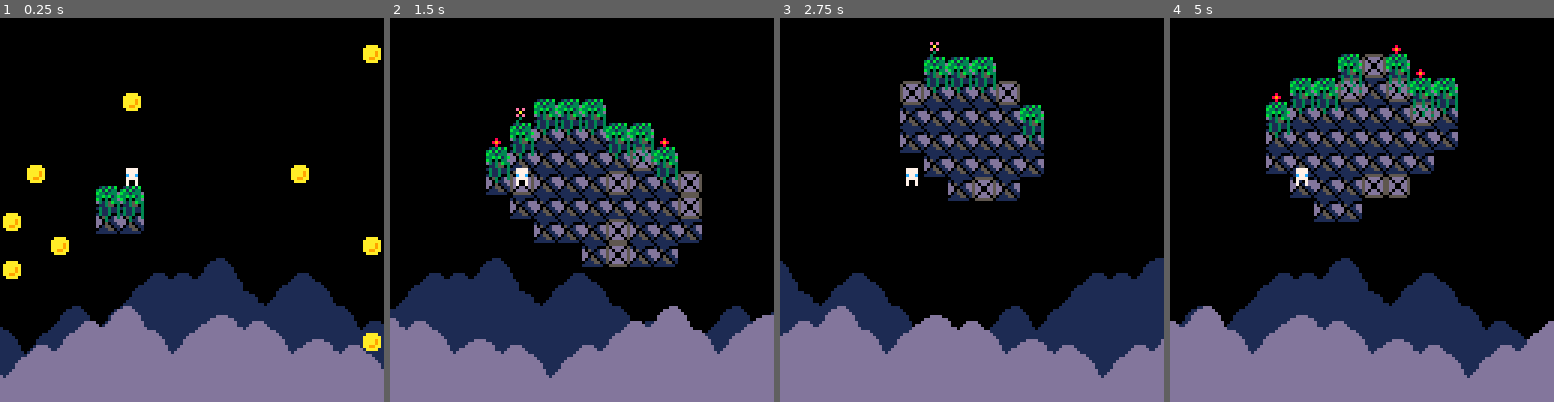
Above: before the commit, frames 1-4 (left to right).
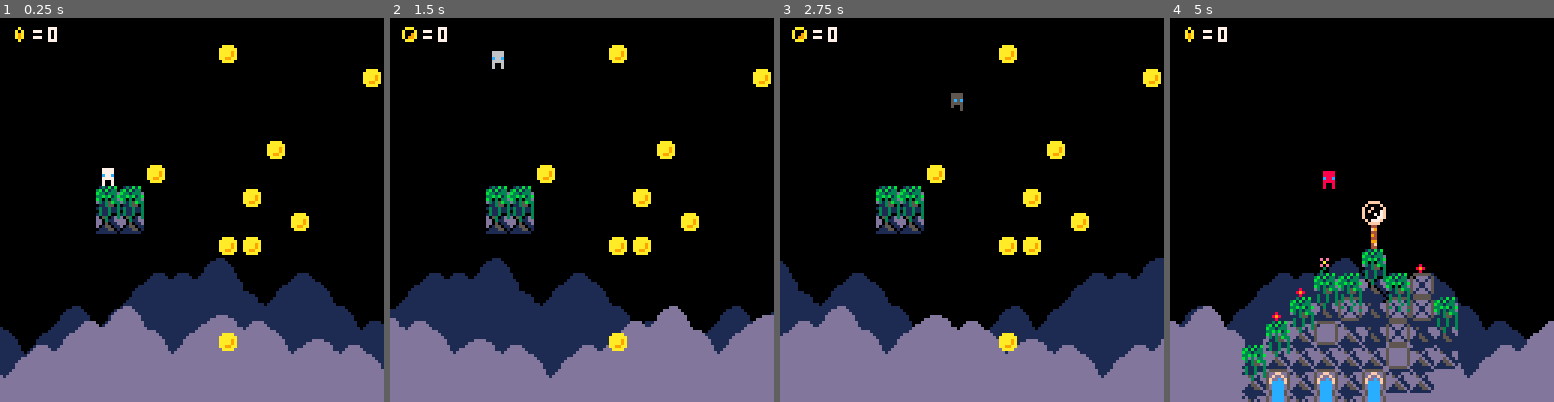
Above: after the commit, the same moments.

Repository: rdelos747/pico8
Game: PICO-8 cartridge jumper.p8
The game is run twice, just before and just after one commit, with the same random seed, the same clock (stepped at 60 frames per second) and the same inputs.
Inputs:
- Up to frame 1 (0.25 s): no input
- Up to frame 2 (1.5 s): tap X (X key) at 0.33, 1.07 s
- Up to frame 3 (2.75 s): hold Right 1.6-2.1 s; tap X (X key) at 1.85 s; hold Right from 2.47 s (still down)
- Up to frame 4 (5 s): tap X (X key) at 2.97, 4.08 s; release Right at 3.03 s; hold Left 3.08-3.58 s; hold Right 4.02-4.68 s

The runs differ from the first frame. In frame 1, 3.9% of the frame differs, in the area x 0-100%, y 2-87%; in frame 2, 16%; in frame 3, 12%; in frame 4, 23%, in the area x 3-75%, y 2-100%.

Commit message:
Sat Jul  6 14:52:20 EDT 2019

Diff:
--- a/jumper.p8
+++ b/jumper.p8
@@ -41,12 +41,24 @@
 ter_roc2=18
 ter_blc2=19
 ter_gras=20
+ter_pipe=21
+ter_watr=22
 --passives
-pas_flw1=21
-pas_flw2=22
+pas_flw1=23
+pas_flw2=24
+pas_stem=25
+pas_tree=26
+pas_watr=27
 
 --coins
 coin_chance=5
+s_coin=52
+s_coin_hud=48
+
+--player
+p_accel=0.3
+p_max=4
+p_num_jumps=3
 
 -- ==========
 -- helpers
@@ -80,15 +92,28 @@
 	printh("")
 end
 
+function place_free(x,y)
+	local i=flr(x/8)
+	local j=flr(y/8)
+	if x<=0 or x>=128 or
+				y<=0 or y>=128 then
+		return true
+	end
+	return level[j][i]<ter_rock or
+								level[j][i]>=pas_flw1
+end
+
 -- ==========
 -- init
 -- ===================
 function _init()
 	last_level=nil
 	scroll=0
+	l_tm=0
 	init_parallax()
 	init_level()
 	init_player()
+	init_hud()
 end
 
 -- ==========
@@ -106,7 +131,7 @@
 	else
 		draw_scroll()
 	end
-
+	draw_hud()
 	draw_player()
 end
 
@@ -121,7 +146,22 @@
 	else
 		update_player()
 	end
-	if(btnp(5))init_scroll()
+	//if(btnp(5))init_scroll()
+end
+
+-- ==========
+-- hud
+-- ===================
+function init_hud()
+	hud={tm=0}
+end
+
+function draw_hud()
+	hud.tm+=0.2
+	spr(flr(hud.tm)%4+s_coin_hud,
+		2,2)
+	print("=",11,3,7)
+	print(pp.coin,16,3,7)
 end
 
 -- ==========
@@ -133,25 +173,56 @@
 	local idx=rand(1,#player_start_points)
 	local pt=player_start_points[idx]
 	pp={
-		x=pt.i*8,
-		y=pt.j*8,
+		x=(pt.i*8)+4,
+		y=(pt.j*8)+4,
 		drr=0, -- -1:left,1:right
-		tm=0
+		tm=0,
+		jump=0,
+		jump_press=false,
+		dy=0,
+		can_die=false,
+		coin=0
 	}
 end
 
 function draw_player()
-	spr(33+pp.drr,pp.x,pp.y)
+	if(pp.jump==2)pal(7,6)
+	if(pp.jump==3)pal(7,5)
+	if(pp.can_die)pal(7,8)
+	spr(33+pp.drr,pp.x-4,pp.y-4)
 	if pp.tm>0 then
 	spr(36+(flr(pp.tm)%2),
-		pp.x,pp.y)
+		pp.x-4,pp.y-4)
 	else
-		spr(35,pp.x,pp.y)
+		spr(35,pp.x-4,pp.y-4)
+	end
+	pal()
+
+	--off screen
+	if pp.x<0 then
+		spr(38,0,pp.y)
+	elseif pp.x>128 then
+		spr(39,120,pp.y)
+	end
+
+	--water splash
+	if pp.x>0 and pp.x<128 and
+				pp.y>0 and pp.y<128 then
+	local pi=flr(pp.x/8)
+	local pj=flr(pp.y/8)
+	if level[pj][pi]==pas_watr then
+		spr((flr(l_tm)%3)+40,
+			pp.x-4,pp.y-4)
+	end
 	end
 end
 
 function update_player()
+	if pp.y>128 then
+		init_scroll()
+	end
 	pp.drr=0
+	-- left/right movement
 	if(btn(⬅️))pp.drr=-1
 	if(btn(➡️))pp.drr=1
 	if pp.drr==0 then
@@ -159,6 +230,59 @@
 	else
 		pp.tm+=0.2
 	end
+	local nx=pp.x+pp.drr
+	if place_free(nx,pp.y) then
+		pp.x=nx
+	end
+
+	player_jump()
+	touch_coin()
+end
+
+function player_jump()
+	if btn(❎) then
+		if not pp.jump_press then
+			pp.jump_press=true
+			pp.jump+=1
+			if pp.jump<=p_num_jumps then
+				pp.dy=-p_max
+			end
+		end
+	else
+		pp.jump_press=false
+	end
+	-- if jumping
+	if pp.dy<0 then
+		pp.dy+=p_accel
+		local ny=pp.y+pp.dy
+		if place_free(pp.x,ny-4) then
+			pp.y=ny
+		else
+			pp.dy=1
+			pp.y=ny-pp.dy
+		end
+	-- if falling
+	elseif place_free(pp.x,
+			(pp.y+pp.dy)+3) then
+		pp.y=pp.y+pp.dy
+		pp.dy+=p_accel
+		if(pp.dy>p_max)pp.dy=p_max
+	else
+		pp.dy=0
+		pp.jump=0
+		pp.can_die=false
+	end
+end
+
+function touch_coin()
+	for c in all(coins)do
+		if flr(pp.x/8)==c.i and
+					flr(pp.y/8)==c.j then
+			del(coins,c)
+			pp.coin+=1
+			return
+		end
+	end
 end
 
 -- ==========
@@ -177,10 +301,31 @@
 function update_scroll()
 	if(scroll==0)return
 	if scroll<128 then
-		scroll+=1
+		scroll+=2
+		pp.y-=2
+		pp.can_die=true
 	else
 		scroll=0
 	end
+end
+
+function draw_scroll()
+	for j=0,ymax-1 do
+	for i=0,xmax-1 do
+		if level[j][i]>1 then
+			spr(level[j][i],i*8,
+				(j*8)+(128-scroll))
+		end
+		if last_level[j][i]>1 then
+			spr(last_level[j][i],i*8,
+				(j*8)-scroll)
+		end
+		if last_level[j][i]==pas_watr or
+					last_level[j][i]==ter_watr then
+			spr((flr(l_tm)%4)+pas_watr,
+				i*8,j*8-scroll)
+		end
+	end end
 end
 
 -- ==========
@@ -220,6 +365,20 @@
 end
 
 function add_terrain()
+	--do top
+	if last_level then
+	for i=0,xmax-1 do
+		if level[0][i]==0 then
+			--if below water
+			if last_level[ymax-1][i]==ter_pipe or
+						last_level[ymax-1][i]==ter_watr or
+						last_level[ymax-1][i]==pas_watr then
+				level[0][i]=pas_watr
+			end
+		end
+	end
+	end
+
 	-- player_start_points is onlu
 	-- used on ititial player
 	-- placement
@@ -233,6 +392,8 @@
 			--add random blocks
 			if chance(10) then
 				level[j][i]=ter_bloc
+			elseif chance(10) then
+				level[j][i]=ter_pipe
 			end
 			--if top rock
 			if level[j-1][i]==0 then
@@ -248,6 +409,13 @@
 				if chance(30) then
 					level[j-1][i]=
 						rand(pas_flw1,pas_flw2)
+				--add tree
+				elseif chance(30) then
+					local rh=rand(1,3)
+					for k=1,rh do
+						level[j-k][i]=pas_stem
+					end
+					level[j-(rh+1)][i]=pas_tree
 				end
 			--if below grass
 			elseif level[j-1][i]==ter_gras then
@@ -256,9 +424,32 @@
 				else
 					level[j][i]=ter_blc2
 				end
+			--if below water
+			elseif level[j-1][i]==ter_pipe or
+										level[j-1][i]==ter_watr then
+				level[j][i]=ter_watr
 			end
+		elseif level[j][i]==0 then
+			--if below water
+			if level[j-1][i]==ter_pipe or
+						level[j-1][i]==ter_watr or
+						level[j-1][i]==pas_watr then
+				level[j][i]=pas_watr
+			end
 		end
 	end end
+
+	--do bottom
+	for i=0,xmax-1 do
+		if level[ymax-1][i]==0 then
+			--if below water
+			if level[ymax-2][i]==ter_pipe or
+						level[ymax-2][i]==ter_watr or
+						level[ymax-2][i]==pas_watr then
+				level[ymax-1][i]=pas_watr
+			end
+		end
+	end
 end
 
 function cell_auto()
@@ -306,28 +497,20 @@
 end
 
 function draw_level()
+	l_tm+=0.2
 	for j=0,ymax-1 do
 	for i=0,xmax-1 do
 		if level[j][i]>1 then
 			spr(level[j][i],i*8,
 				(j*8)-scroll)
 		end
+		if level[j][i]==pas_watr or
+					level[j][i]==ter_watr then
+			spr((flr(l_tm)%4)+pas_watr,
+				i*8,j*8-scroll)
+		end
 	end end
 	draw_coins()
-end
-
-function draw_scroll()
-	for j=0,ymax-1 do
-	for i=0,xmax-1 do
-		if level[j][i]>1 then
-			spr(level[j][i],i*8,
-				(j*8)+(128-scroll))
-		end
-		if last_level[j][i]>1 then
-			spr(last_level[j][i],i*8,
-				(j*8)-scroll)
-		end
-	end end
 end
 
 function add_coins()
@@ -346,7 +529,7 @@
 function draw_coins()
 	for c in all(coins)do
 		c.tm+=0.1
-		spr((flr(c.tm)%4)+23,
+		spr((flr(c.tm)%4)+s_coin,
 			c.i*8,c.j*8)
 	end
 end
Not shown, changed: 29 lines of the sprite sheet (__gfx__) section of jumper.p8
